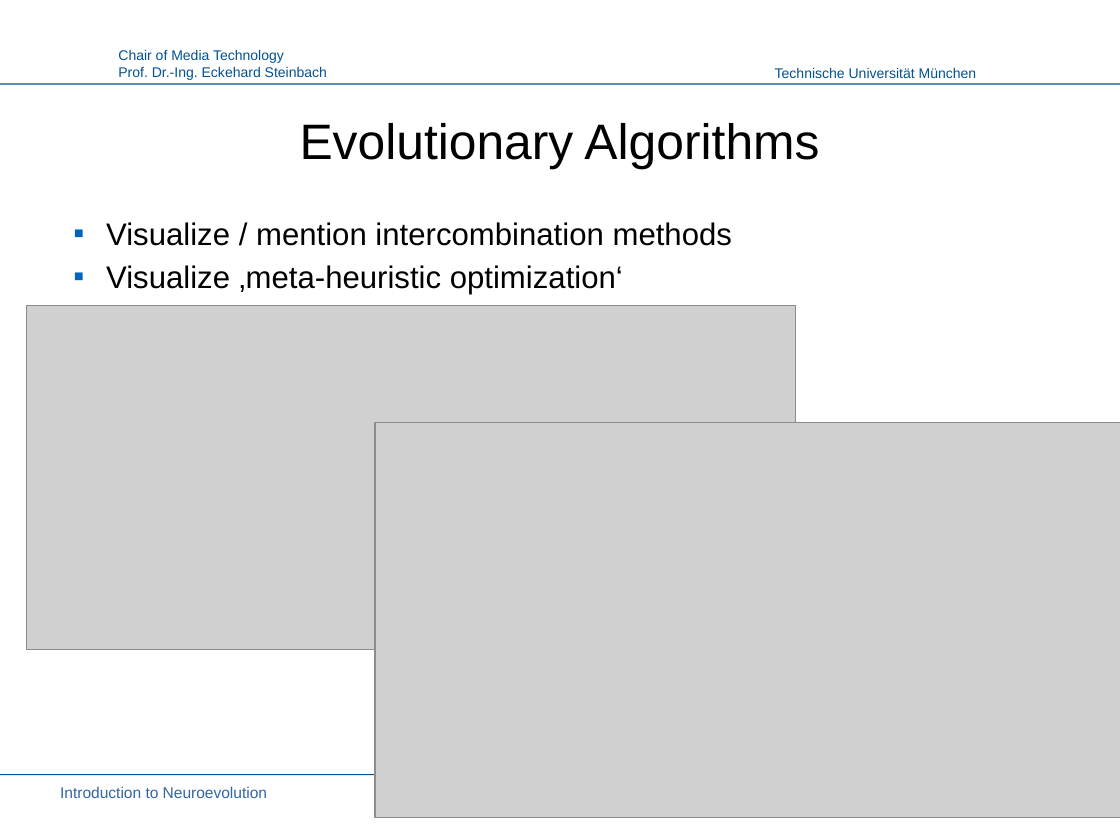
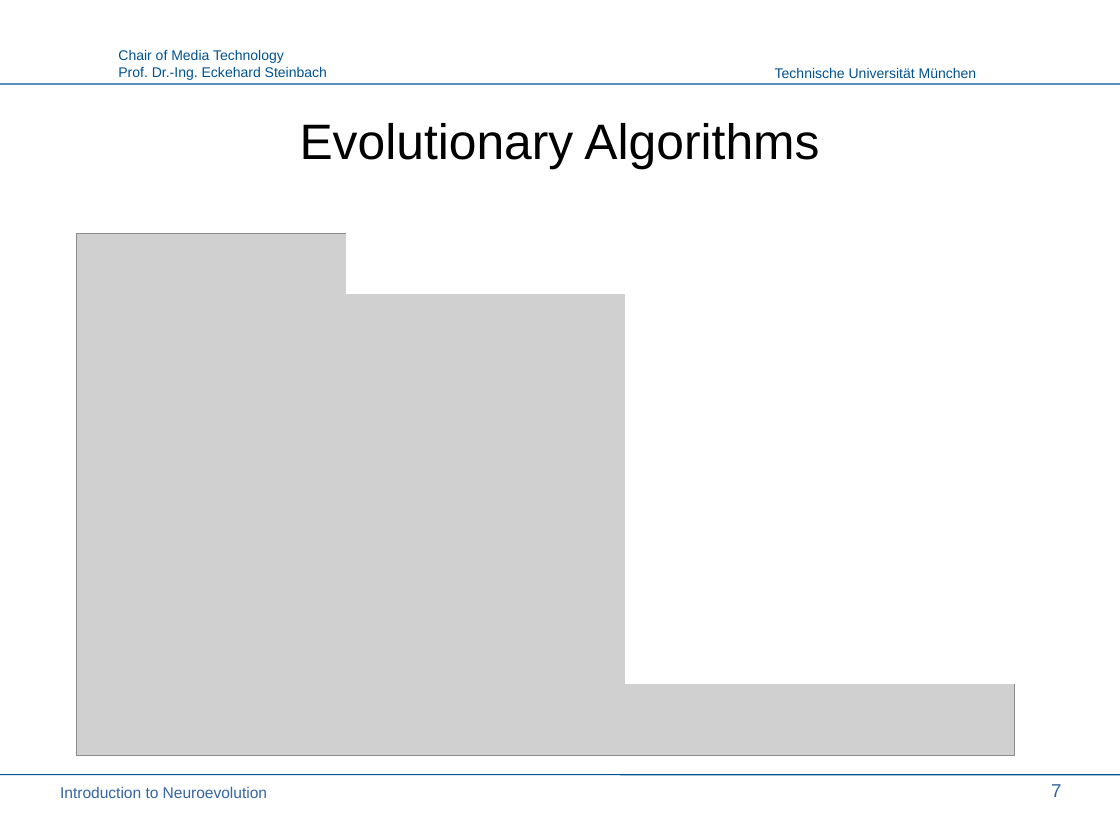
Before and after one commit to PaulPauls/Neuroevolution_of_Augmenting_Topologies_Paper, a slide deck: slide 7 of presentation/neuroevolution_presentation.odp. Drawn at 1120x840 pixels with LibreOffice and Linux fonts; fonts in the diff are those of the drawing; grey boxes stand for pictures; background and template pictures are left out. Boxes give left, top, right and bottom in pixels: in the first picture for what was removed or moved away, otherwise in the second. Text is boxed around its words. In the diff, an @@ line names an element or a change of style, - is before the commit and + after.

```diff
--- a/presentation/neuroevolution_presentation.odp
+++ b/presentation/neuroevolution_presentation.odp
@@ rectangle added at [626, 192, 1063, 683], fill #FFFFFF, outline #FFFFFF 0 pt @@
@@ picture: place and size @@
-picture at [27, 306, 795, 650]
+picture at [77, 233, 1015, 755]
@@ text removed at [106, 222, 732, 295] @@
-▪ Visualize / mention intercombination methods
-▪ Visualize ‚meta-heuristic optimization‘
@@ rectangle added at [347, 215, 1027, 293], fill #FFFFFF, outline #FFFFFF 0 pt @@
@@ picture removed at [375, 422, 1120, 818] @@
@@ page number added at [1051, 784, 1061, 797], 12 pt, text #3465A4 @@
+7
```
Also in this commit, not shown: 15 other slides changed, 11 slides added.
